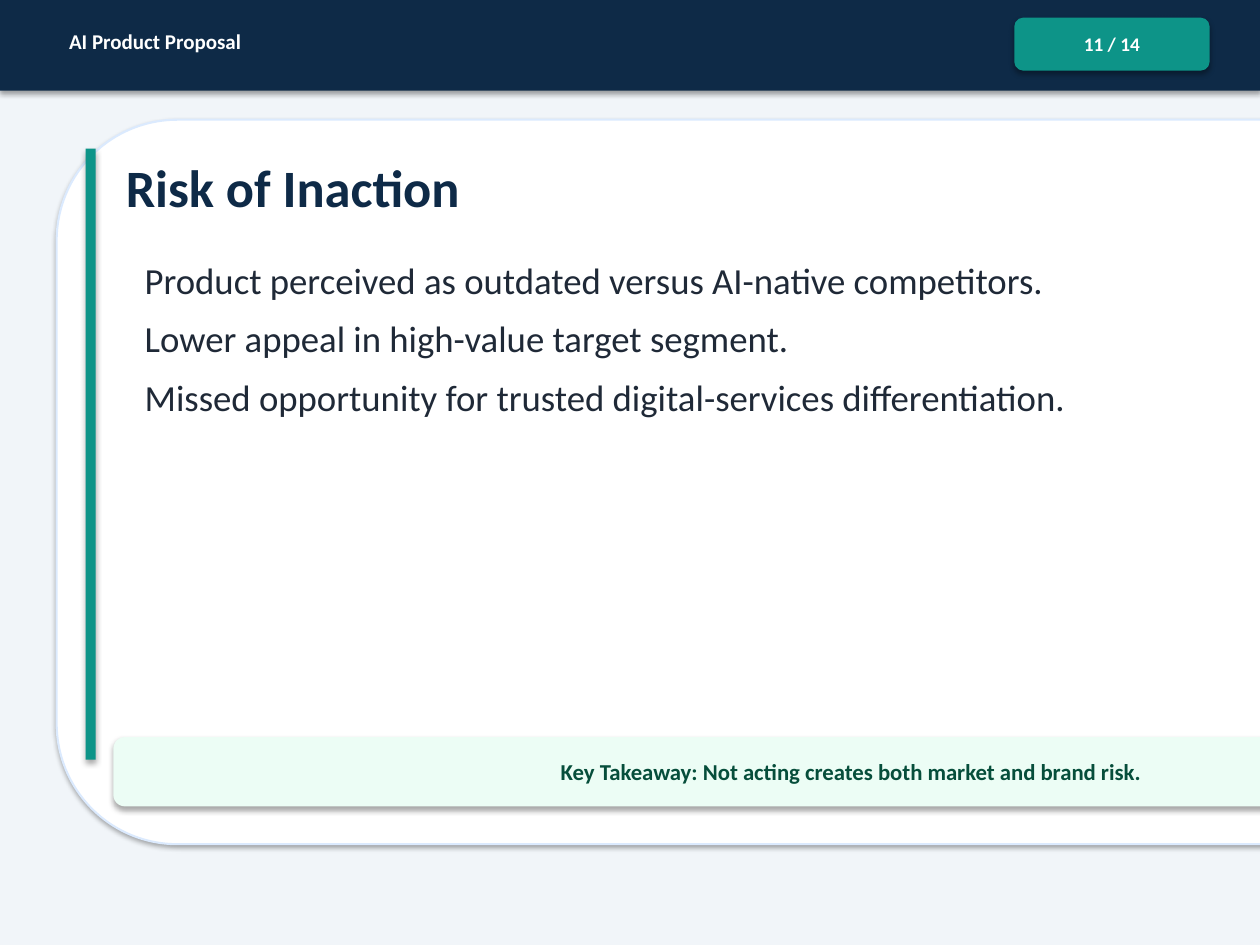
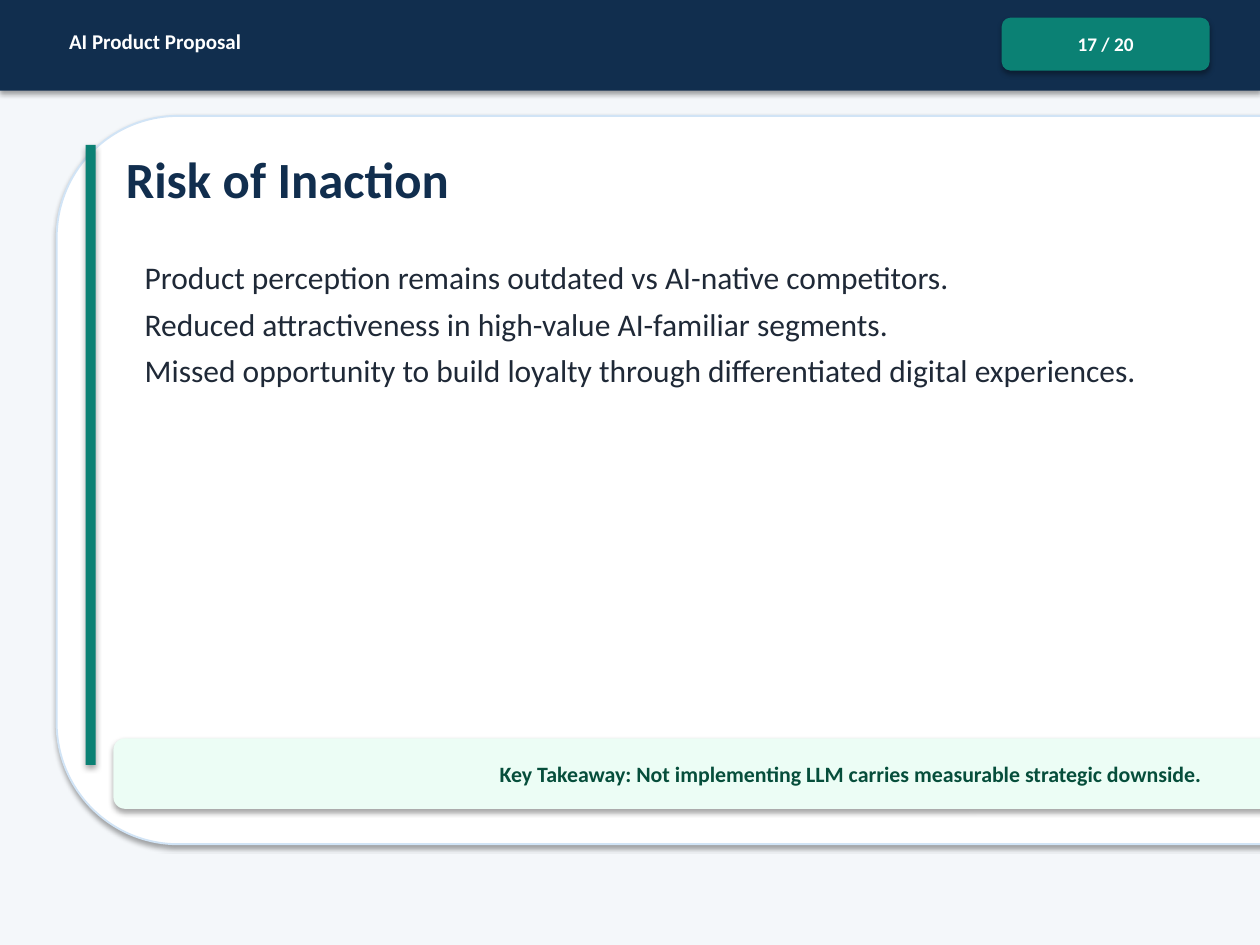
Before and after one commit to Zia-CRM-hub/AI-ProductManager, a slide deck: slide 17 of ProductManager_InnovativeBusinessSolutionWithLLM_Project/ProductManager_InnovativeBusinessSolutionWithLLM_Submission.pptx (slide 11 before the commit). Drawn at 1260x945 pixels with LibreOffice and Linux fonts; fonts in the diff are those of the drawing. Boxes give left, top, right and bottom in pixels: in the first picture for what was removed or moved away, otherwise in the second. Text is boxed around its words. In the diff, an @@ line names an element or a change of style, - is before the commit and + after.

```diff
--- a/ProductManager_InnovativeBusinessSolutionWithLLM_Project/ProductManager_InnovativeBusinessSolutionWithLLM_Submission.pptx
+++ b/ProductManager_InnovativeBusinessSolutionWithLLM_Project/ProductManager_InnovativeBusinessSolutionWithLLM_Submission.pptx
@@ rectangle at [0, 0, 1260, 945]: fill #F1F5F9 to #F4F7FA @@
@@ rectangle at [0, 0, 1260, 91]: fill #0E2A47 to #112E4E @@
@@ rounded rectangle "17 / 20" at [1002, 18, 1210, 71]: fill #0D9488 to #0B8174 @@
@@ rounded rectangle "17 / 20": place and size @@
-rounded rectangle "17 / 20" at [1014, 18, 1210, 71]
+rounded rectangle "17 / 20" at [1002, 18, 1210, 71]
@@ text in rounded rectangle at [1078, 38, 1133, 51]: text changed @@
-11 / 14
+17 / 20
@@ rounded rectangle: place and size @@
-rounded rectangle at [57, 120, 1260, 844]
+rounded rectangle at [57, 116, 1260, 844]
@@ rounded rectangle at [57, 116, 1260, 844]: outline #DBEAFE 1.2 pt to #D1E4F6 1.1 pt @@
@@ rectangle: place and size @@
-rectangle at [86, 149, 96, 760]
+rectangle at [86, 145, 96, 765]
@@ rectangle at [86, 145, 96, 765]: fill #0D9488 to #0B8174 @@
@@ text "Risk of Inaction": place and size @@
-text "Risk of Inaction" at [126, 170, 460, 208]
+text "Risk of Inaction" at [126, 162, 449, 199]
@@ text "Risk of Inaction" at [126, 162, 449, 199]: size 30 to 29 pt, text colour #0E2A47 to #112E4E @@
@@ text at [145, 267, 1136, 388]: text changed; size 21 to 18 pt @@
-Product perceived as outdated versus AI-native competitors.
-Lower appeal in high-value target segment.
-Missed opportunity for trusted digital-services differentiation.
+Product perception remains outdated vs AI-native competitors.
+Reduced attractiveness in high-value AI-familiar segments.
+Missed opportunity to build loyalty through differentiated digital experiences.
@@ text in rounded rectangle at [500, 766, 1201, 786]: text changed; size 13 to 12.5 pt @@
-Key Takeaway: Not acting creates both market and brand risk.
+Key Takeaway: Not implementing LLM carries measurable strategic downside.
```
Also in this commit, not shown: 12 other slides changed, 7 slides added, 1 slide removed.
